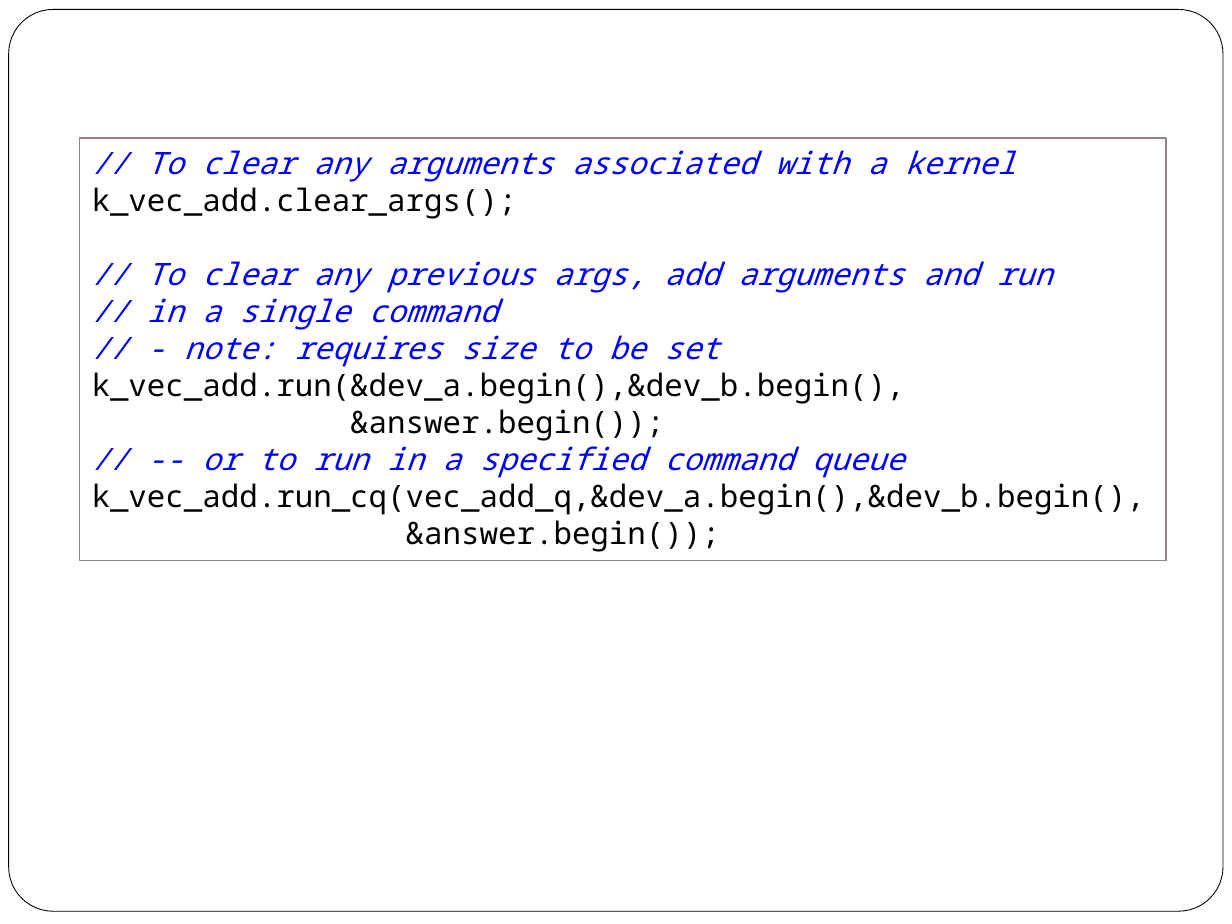
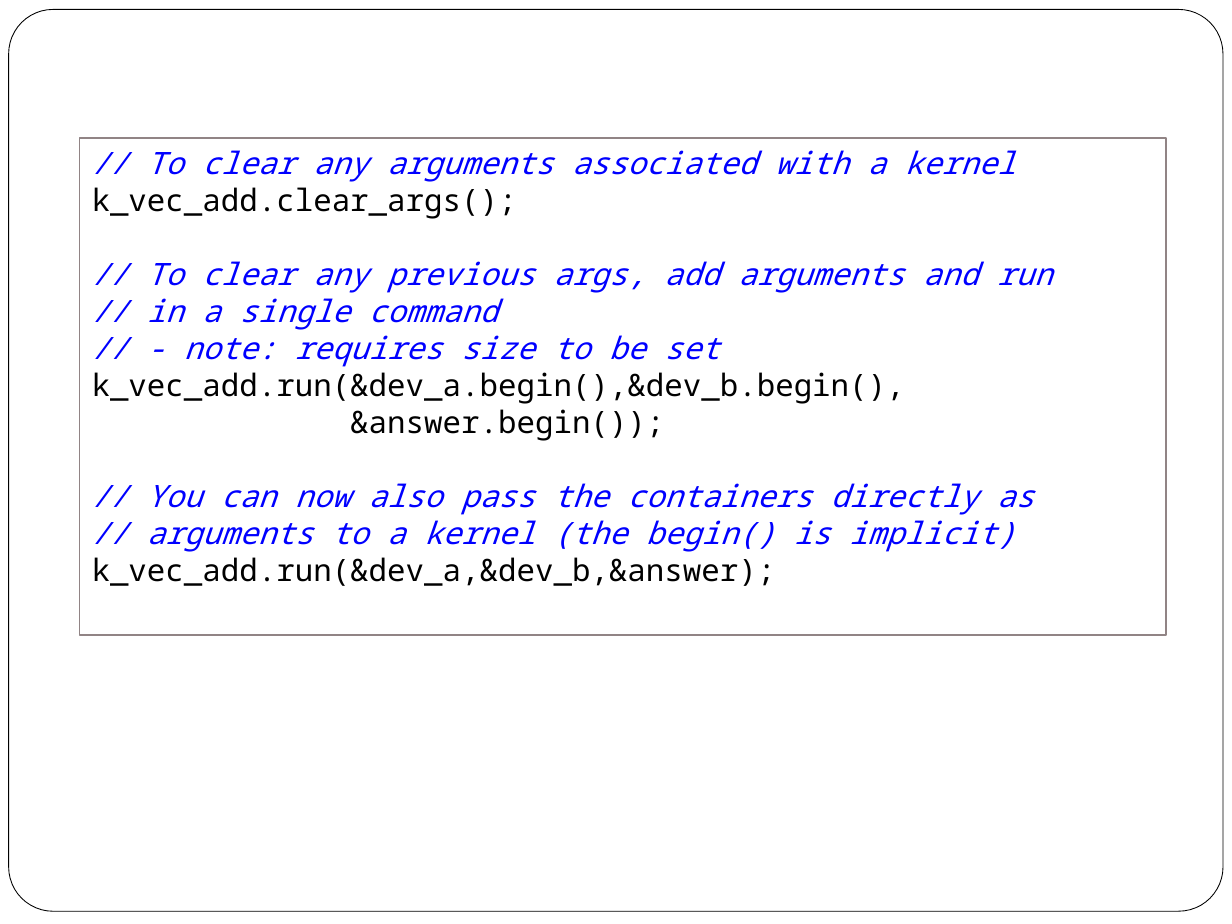
Before and after one commit to scicomp/geryon, a slide deck: slide 59 of geryon.pptx (slide 49 before the commit). Drawn at 1232x924 pixels with LibreOffice and Linux fonts; fonts in the diff are those of the drawing. Boxes give left, top, right and bottom in pixels: in the first picture for what was removed or moved away, otherwise in the second. Text is boxed around its words. In the diff, an @@ line names an element or a change of style, - is before the commit and + after.

```diff
--- a/geryon.pptx
+++ b/geryon.pptx
@@ rectangle "// To clear any arguments ...": place and size @@
-rectangle "// To clear any arguments ..." at (79, 138, 1165, 561)
+rectangle "// To clear any arguments ..." at (79, 138, 1165, 636)
@@ text in rectangle at (92, 483, 1034, 586): text changed; text colour #000000 to #0000FF; italic on @@
-// -- or to run in a specified command queue
-k_vec_add.run_cq(vec_add_q,&dev_a.begin(),&dev_b.begin(),
-&answer.begin());
+// You can now also pass the containers directly as
+// arguments to a kernel (the begin() is implicit)
+k_vec_add.run(&dev_a,&dev_b,&answer);
```
Also in this commit, not shown: 10 other slides changed, 10 slides added, 2 other files.
